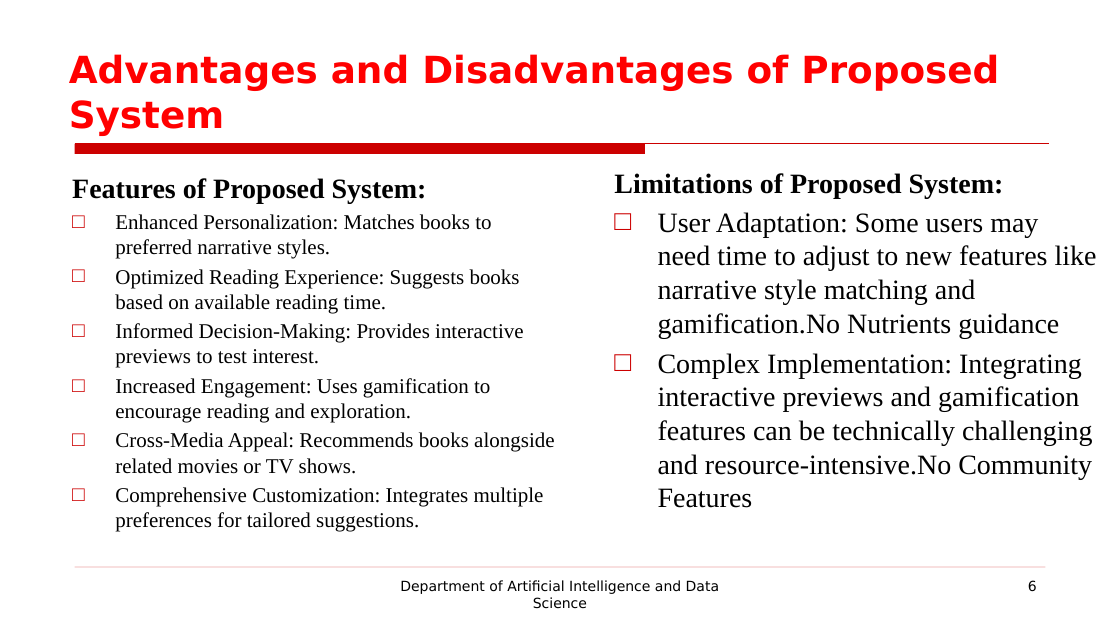
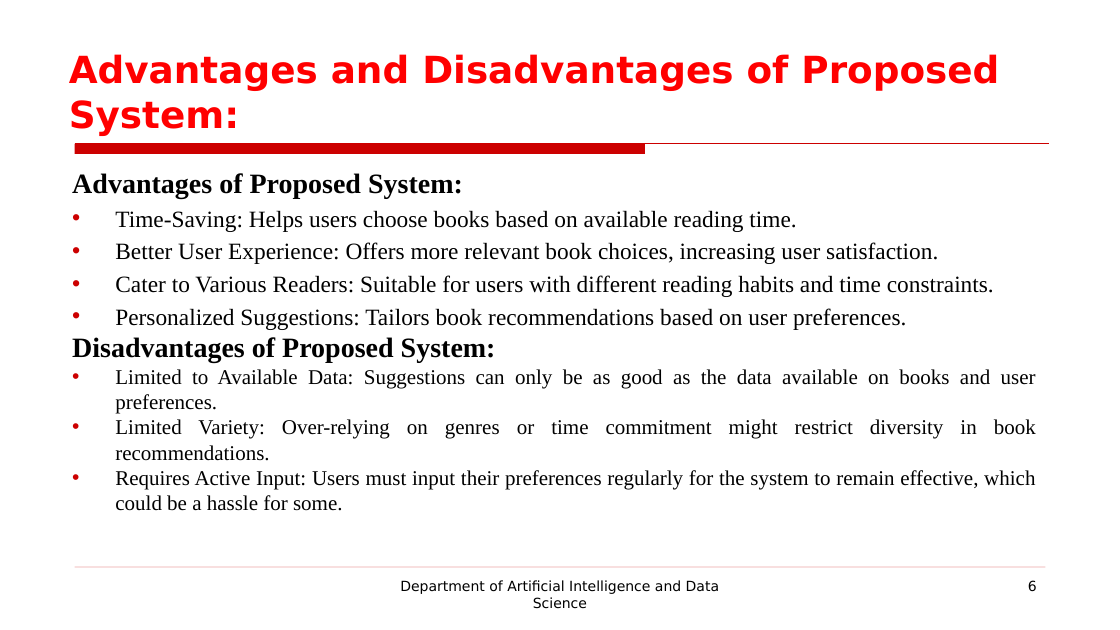
Before and after one commit to prasannak17/221801037_AD19541_SE, a slide deck: slide 6 of SE LAB EXAM PPT.pptx. Drawn at 1120x630 pixels with LibreOffice and Linux fonts; fonts in the diff are those of the drawing; background and template pictures are left out. Boxes give left, top, right and bottom in pixels: in the first picture for what was removed or moved away, otherwise in the second. Text is boxed around its words. In the diff, an @@ line names an element or a change of style, - is before the commit and + after.

```diff
--- a/SE LAB EXAM PPT.pptx
+++ b/SE LAB EXAM PPT.pptx
@@ title at box(69, 54, 999, 135): text changed @@
-Advantages and Disadvantages of Proposed System
+Advantages and Disadvantages of Proposed System:
@@ text at box(72, 173, 1036, 511): text changed @@
-Features of Proposed System:
-□ Enhanced Personalization: Matches books to preferred narrative styles.
-□ Optimized Reading Experience: Suggests books based on available reading time.
-□ Informed Decision-Making: Provides interactive previews to test interest.
-□ Increased Engagement: Uses gamification to encourage reading and exploration.
-□ Cross-Media Appeal: Recommends books alongside related movies or TV shows.
-□ Comprehensive Customization: Integrates multiple preferences for tailored suggestions.
+Advantages of Proposed System:
+• Time-Saving: Helps users choose books based on available reading time.
+• Better User Experience: Offers more relevant book choices, increasing user satisfaction.
+• Cater to Various Readers: Suitable for users with different reading habits and time constraints.
+• Personalized Suggestions: Tailors book recommendations based on user preferences.
+Disadvantages of Proposed System:
+• Limited to Available Data: Suggestions can only be as good as the data available on books and user preferences.
+• Limited Variety: Over-relying on genres or time commitment might restrict diversity in book recommendations.
+• Requires Active Input: Users must input their preferences regularly for the system to remain effective, which could be a hassle for some.
@@ text removed at box(614, 173, 1097, 508) @@
-Limitations of Proposed System:
-□ User Adaptation: Some users may need time to adjust to new features like narrative style matching and gamification.No Nutrients guidance
-□ Complex Implementation: Integrating interactive previews and gamification features can be technically challenging and resource-intensive.No Community Features
```
Also in this commit, not shown: 16 other slides changed.
